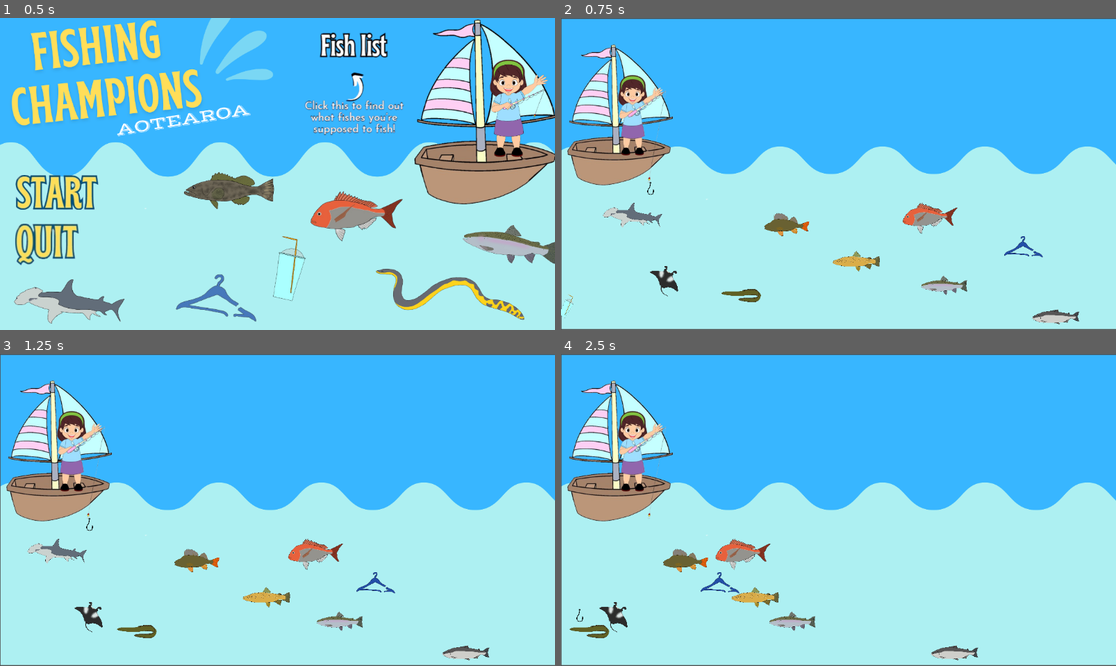
Above: before the commit, frames 1-4 (two rows, left to right).
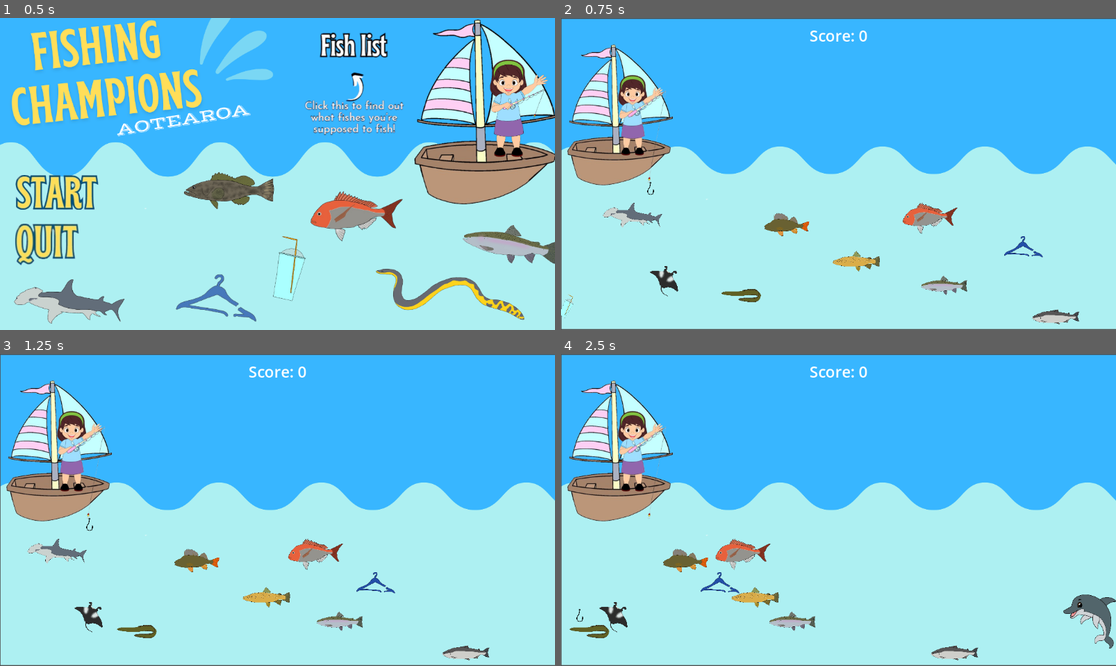
Above: after the commit, the same moments.

Repository: miss-manu/final-game
Game: Godot game, scene res://scenes/mian_menu.tscn
Same seed, same stepped clock (60 frames per second), same inputs: the game is played once before the commit and once after it.
Inputs (mouse positions are in pixels of both pictures, inside the frame that each line leads up to):
- Up to frame 1 (0.5 s): no input
- Up to frame 2 (0.75 s): click (616, 195) at 0.5 s
- Up to frame 3 (1.25 s): no input
- Up to frame 4 (2.5 s): hold A (hook_right) 1.28-2.03 s; hold S (hook_down) from 2.03 s (still down)

Frame 1 is identical in both runs. In frame 2, 0.2% of the frame differs, in the area x 44-56%, y 4-8%; in frame 3, 0.2%; in frame 4, 0.9%, in the area x 44-100%, y 4-95%.

Commit message:
Assinged variable to the scores making it futureproof

Diff:
--- a/scenes/game.tscn
+++ b/scenes/game.tscn
@@ -16,7 +16,7 @@
 [ext_resource type="PackedScene" uid="uid://sh0rrs6jhgah" path="res://prefabs/hook.tscn" id="12_ddfbj"]
 [ext_resource type="PackedScene" uid="uid://coqaucdocik1a" path="res://prefabs/dolphin.tscn" id="14_b3eot"]
 [ext_resource type="Theme" uid="uid://blbmge3vw8w87" path="res://music + extra's/new_theme.tres" id="14_pk417"]
-[ext_resource type="AudioStream" uid="uid://vtchsxmrennk" path="res://music + extra's/6638435731898368 (2).wav" id="15_f2ixv"]
+[ext_resource type="AudioStream" uid="uid://vtchsxmrennk" path="res://6638435731898368 (2).wav" id="15_f2ixv"]
 
 [node name="game" type="Node2D"]
 script = ExtResource("1_7ylae")
@@ -72,14 +72,12 @@
 position = Vector2(826, 560)
 
 [node name="dolphin" parent="." instance=ExtResource("14_b3eot")]
-visible = false
 position = Vector2(1330, 561)
 
 [node name="hook" parent="." instance=ExtResource("12_ddfbj")]
 position = Vector2(186, 354)
 
 [node name="AudioStreamPlayer2D" type="AudioStreamPlayer2D" parent="."]
-visible = false
 position = Vector2(118, 184)
 scale = Vector2(1.5, 1.5)
 stream = ExtResource("15_f2ixv")
@@ -94,7 +92,6 @@
 theme = ExtResource("14_pk417")
 
 [node name="score_label" type="Label" parent="gameui"]
-visible = false
 layout_mode = 1
 anchors_preset = 5
 anchor_left = 0.5
--- a/scripts/game.gd
+++ b/scripts/game.gd
@@ -3,6 +3,8 @@
 # in charge of keeping score and spawning the enemies
 
 var score = 0
+var gscore = 5
+var bscore = -2
 
 @onready var fish_tuna = preload("res://prefabs/tuna.tscn")
 @onready var fish_Btrout = preload("res://prefabs/brown_trout.tscn")
